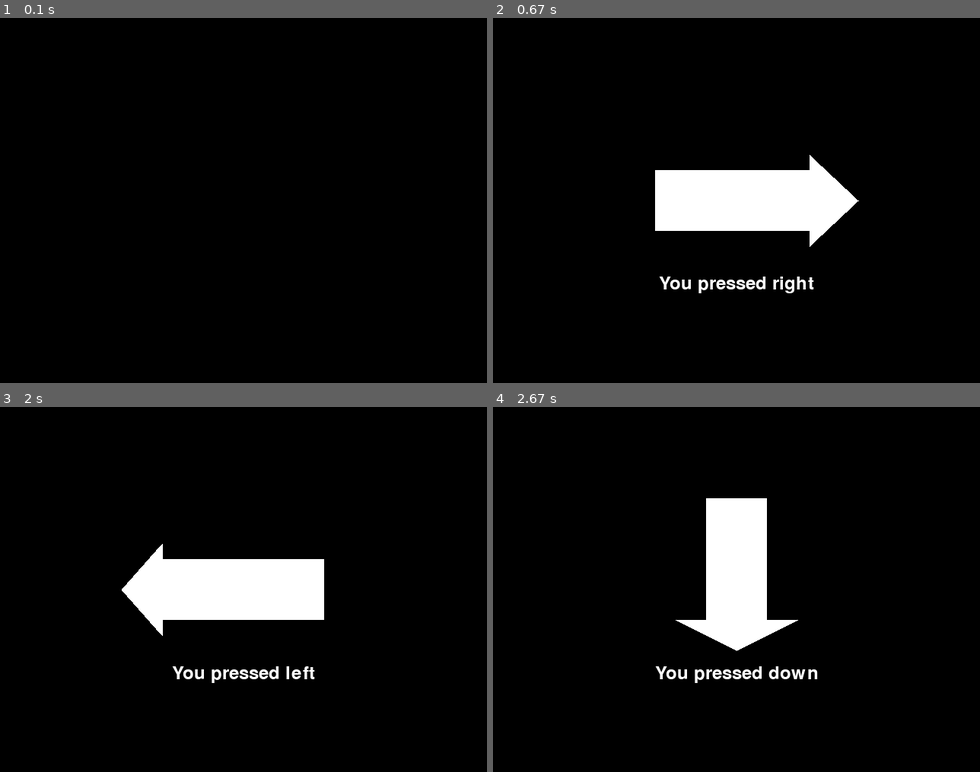
Above: before the commit, frames 1-4 (two rows, left to right).
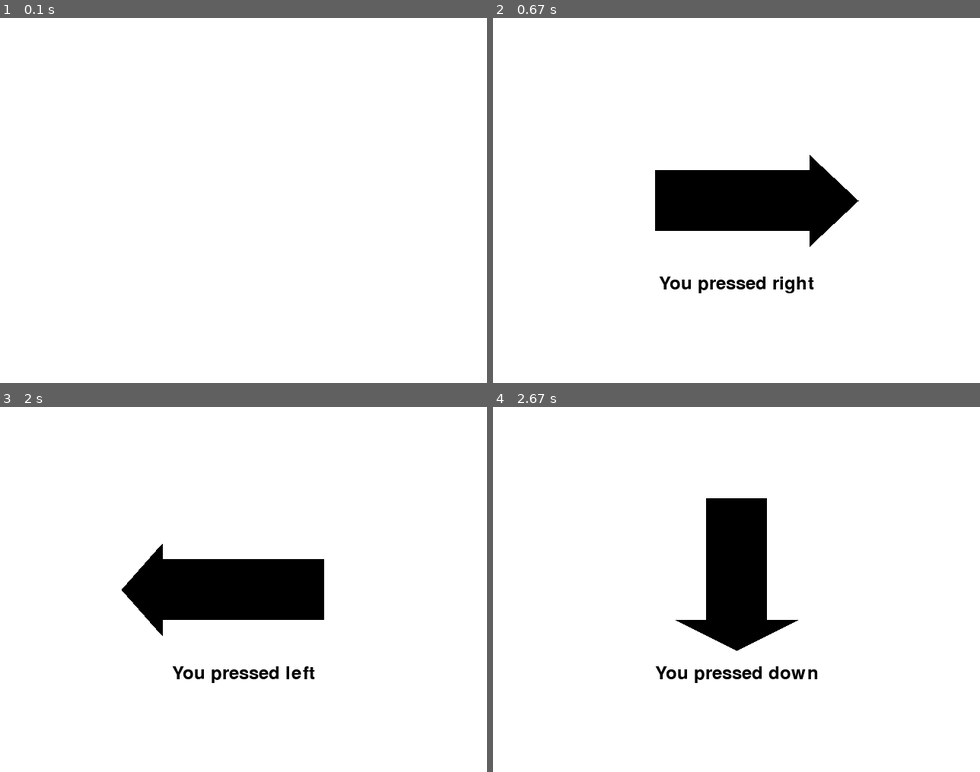
Above: after the commit, the same moments.

Repository: Aayush766231/Python-Cogidal
Game: pygame game, started from After Class Projects/gameElementsHomework.py
Two runs of this game, one before a commit and one after it. Both use one fixed random seed, a clock stepped at 60 frames per second and the inputs below.
Inputs:
- Up to frame 1 (0.1 s): no input
- Up to frame 2 (0.67 s): hold Right from 0.33 s (still down)
- Up to frame 3 (2 s): release Right at 0.8 s; hold Up 0.83-1.3 s; hold Left from 1.83 s (still down)
- Up to frame 4 (2.67 s): release Left at 2.37 s; hold Down from 2.4 s (still down)

The runs differ from the first frame. In frame 1, 100% of the frame differs, in the area x 0-100%, y 0-100%; in frame 2, 100%; in frame 3, 100%; in frame 4, 100%.

Commit message:
initial commit

Diff:
--- a/After Class Projects/gameElementsHomework.py
+++ b/After Class Projects/gameElementsHomework.py
@@ -6,7 +6,7 @@
     width, height = 640, 480
     screen = pygame.display.set_mode((width, height))
     pygame.display.set_caption("My first screen")
-    color = (255, 255, 255)
+    color = (0, 0, 0)
     running = True
 
     while running:
@@ -14,29 +14,29 @@
             if event.type == pygame.QUIT:
                 running = False
         pressed = pygame.key.get_pressed()
-        screen.fill((0, 0, 0))
+        screen.fill((255, 255, 255))
         if pressed[pygame.K_LEFT]:
             pygame.draw.rect(screen, color, pygame.Rect(213, 200, 213, 80))
             pygame.draw.polygon(screen, color, ((640//4, 240), (213, 180), (213, 300)))
-            text = pygame.font.Font(None, 36).render("You pressed left", True, pygame.Color("white"))
+            text = pygame.font.Font(None, 36).render("You pressed left", True, pygame.Color("black"))
             textRect = text.get_rect(center=(640 // 2, 480 // 2 + 110))
             screen.blit(text, textRect)
         elif pressed[pygame.K_RIGHT]:
             pygame.draw.rect(screen, color, pygame.Rect(213, 200, 213, 80))
             pygame.draw.polygon(screen, color, ((640*3//4, 240), (416, 180), (416, 300)))
-            text = pygame.font.Font(None, 36).render("You pressed right", True, pygame.Color("white"))
+            text = pygame.font.Font(None, 36).render("You pressed right", True, pygame.Color("black"))
             textRect = text.get_rect(center=(640 // 2, 480 // 2 + 110))
             screen.blit(text, textRect)
         elif pressed[pygame.K_UP]:
             pygame.draw.rect(screen, color, pygame.Rect(280, 160, 80, 160))
             pygame.draw.polygon(screen, color, ((240, 160), (320, 120), (400, 160)))
-            text = pygame.font.Font(None, 36).render("You pressed up", True, pygame.Color("white"))
+            text = pygame.font.Font(None, 36).render("You pressed up", True, pygame.Color("black"))
             textRect = text.get_rect(center=(640 // 2, 480 // 2 + 110))
             screen.blit(text, textRect)
         elif pressed[pygame.K_DOWN]:
             pygame.draw.rect(screen, color, pygame.Rect(280, 120, 80, 160))
             pygame.draw.polygon(screen, color, ((240, 280), (320, 320), (400, 280)))
-            text = pygame.font.Font(None, 36).render("You pressed down", True, pygame.Color("white"))
+            text = pygame.font.Font(None, 36).render("You pressed down", True, pygame.Color("black"))
             textRect = text.get_rect(center=(640 // 2, 480 // 2 + 110))
             screen.blit(text, textRect)
         pygame.display.flip()
